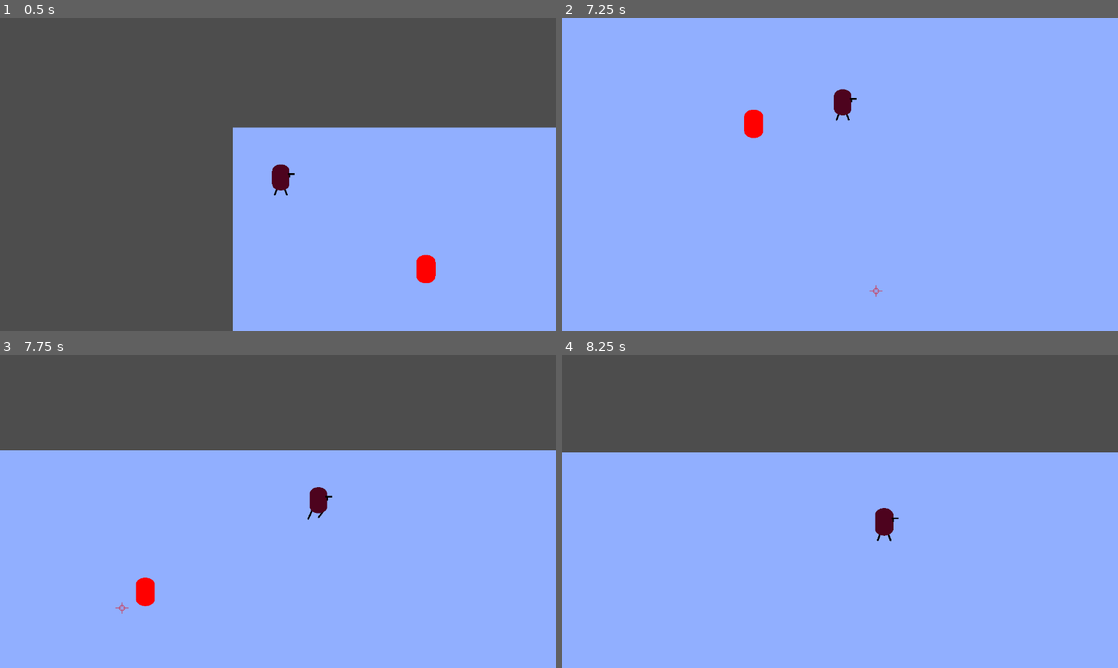
Above: before the commit, frames 1-4 (two rows, left to right).
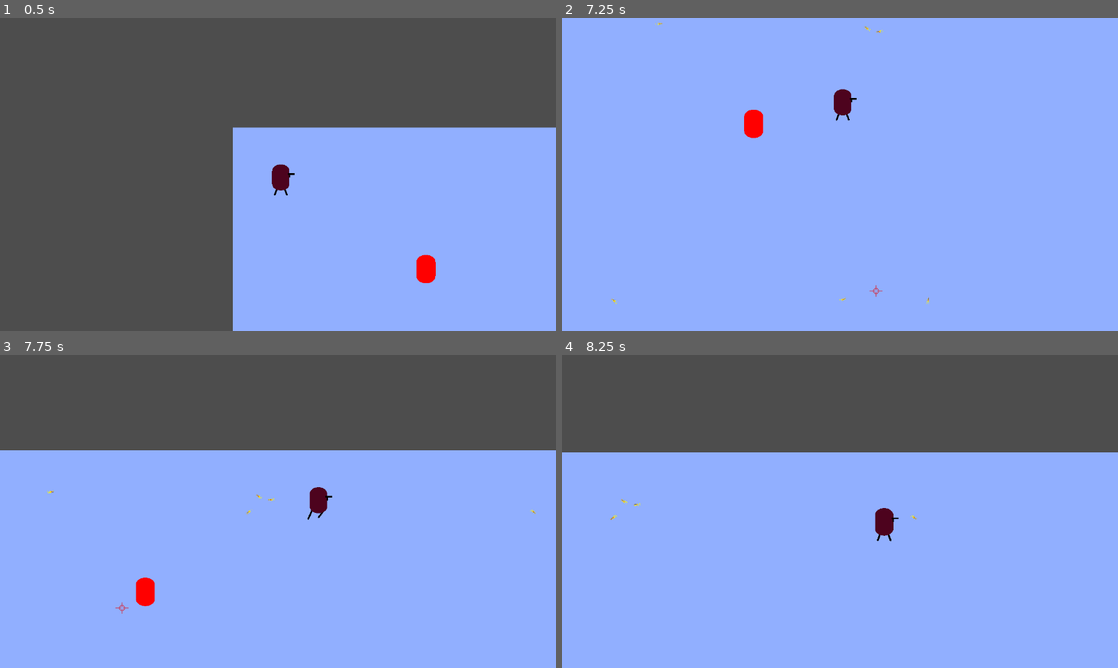
Above: after the commit, the same moments.

Repository: clem-maker/2d_shooter
Game: Godot game, scene res://main.tscn
The game is run twice, just before and just after one commit, with the same random seed, the same clock (stepped at 60 frames per second) and the same inputs.
Inputs (mouse positions are in pixels of both pictures, inside the frame that each line leads up to):
- Up to frame 1 (0.5 s): no input
- Up to frame 2 (7.25 s): move the mouse to (962, 158) at 0.52 s; hold D (right) 0.53-1.28 s; click (962, 158) at 0.6 s; tap Space (jump) at 0.77, 1.52, 3.02, 3.77, 4.52, 6.02, 6.77 s; move the mouse to (728, 190) at 1.27 s; hold S (down) 1.28-2.03 s; click (728, 190) at 1.35 s; move the mouse to (895, 105) at 2.02 s; hold D (right) 2.03-2.78 s; tap Mouse wheel up (soom_in) at 2.1, 5.1 s; click (895, 105) at 2.3 s; move the mouse to (812, 237) at 2.77 s; hold W (up) 2.78-3.53 s; tap Mouse wheel down (soom_out) at 2.85, 5.85 s; click (812, 237) at 3.05 s; move the mouse to (1006, 221) at 3.52 s; hold A (left) 3.53-5.03 s; click (1006, 221) at 3.6 s; move the mouse to (673, 127) at 4.27 s; click (673, 127) at 4.35 s; move the mouse to (867, 174) at 5.02 s; hold S (down) 5.03-5.78 s; click (867, 174) at 5.3 s; move the mouse to (756, 96) at 5.77 s; hold D (right) 5.78-6.53 s; click (756, 96) at 6.05 s; move the mouse to (962, 158) at 6.52 s; hold W (up) from 6.53 s (still down); click (962, 158) at 6.6 s
- Up to frame 3 (7.75 s): move the mouse to (166, 527) at 7.27 s; release W (up) at 7.28 s; hold D (right) from 7.28 s (still down); click (166, 527) at 7.35 s; tap Space (jump) at 7.52 s
- Up to frame 4 (8.25 s): move the mouse to (895, 442) at 8.02 s; release D (right) at 8.03 s; hold S (down) from 8.03 s (still down); tap Mouse wheel up (soom_in) at 8.1 s

Frame 1 is identical in both runs. In frame 2, less than 0.1% of the frame differs, in the area x 8-66%, y 1-92%; in frame 3, less than 0.1%; in frame 4, less than 0.1%.
Error before the commit: Invalid assignment of property or key 'global_position' with value of type 'Vector2' on a base object of type 'Nil'. (res://main.gd:32)

Commit message:
some mino fixes
the despqning of the bullets doenst work properly.

Diff:
--- a/2d-shooter/bullet.gd
+++ b/2d-shooter/bullet.gd
@@ -14,17 +14,17 @@
 func _ready() -> void:
 	start_position = global_position
 
-	gravity_scale = 0 #keine gravitaet
+	#gravity_scale = 0 #keine gravitaet
 	speed = Global.target_vec.length() *2 # ← Länge des Vektors = Distanz zur Maus
 	speed = clamp(speed,MIN_SPEED,MAX_SPEED)#bullet iost nicht zu schnell oder zu langsam(clampen -> english)
 	direction = Global.target_vec.normalized()  # ← Richtung separat
 	bullet_length = vec_length(Global.target_vec) #wie weit die bullet fliegen sollte als vec
-	linear_velocity = direction * speed
+	#linear_velocity = direction * speed
 func _physics_process(delta: float) -> void:
 
-	#if !abs(vec_length(start_position-now_postion)) >= bullet_length: #compere vergleichen der psoitionnen deann die laenge
+	if !abs(vec_length(start_position-now_postion)) >= bullet_length: #compere vergleichen der psoitionnen deann die laenge
 																	  #finden und die dann mit der vorhinein berechenten bullet length
-		#position += direction * speed * delta #moving bullet
+		position += direction * speed * delta #moving bullet
 		now_postion = global_position
 	#else:
 
--- a/2d-shooter/global.gd
+++ b/2d-shooter/global.gd
@@ -1,7 +1,7 @@
 extends Node
 var target_vec : Vector2
-var blickrichtung: bool #true = right,flase = left
-var instanz_bullet
+var blickrichtung: bool #true = right,false = left
+
 
 
 
@@ -9,7 +9,8 @@
 
 func destroy_bullet(bullet):
 	if is_instance_valid(bullet):
-		queue_free()
+		#queue_free()
+		pass
 
 
 
--- a/2d-shooter/main.gd
+++ b/2d-shooter/main.gd
@@ -1,5 +1,5 @@
 extends Node2D
-
+var instanz_bullet
 @export var bullet_not_despwaning_time : int = 5
 
 # Called when the node enters the scene tree for the first time.
@@ -19,19 +19,17 @@
 
 func lade_szene(mouse_position:Vector2):
 	var instanz_target_symbol = load("res://target.tscn").instantiate()
-	if is_instance_valid(Global.instanz_bullet):
-		Global.instanz_bullet = load("res://bullet.tscn").instantiate()
-
-	# ← sofort berechnen, vor dem await!
+	instanz_bullet = load("res://bullet.tscn").instantiate()
 	Global.target_vec = mouse_position - $player/gun_shoot_point.global_position
 
 	instanz_target_symbol.position = mouse_position - Vector2(15,10)
 	add_child(instanz_target_symbol)
 
-	add_child(Global.instanz_bullet)
-	Global.instanz_bullet.global_position = $player/gun_shoot_point.global_position
-	Global.instanz_bullet.rotation = Global.target_vec.angle()
+	add_child(instanz_bullet)
+	if is_instance_valid(instanz_bullet):
+		instanz_bullet.global_position = $player/gun_shoot_point.global_position
+		instanz_bullet.rotation = Global.target_vec.angle()
 
 	await get_tree().create_timer(bullet_not_despwaning_time).timeout
-	if is_instance_valid(Global.instanz_bullet):
-		Global.destroy_bullet(Global.instanz_bullet)
+	if is_instance_valid(instanz_bullet):
+		Global.destroy_bullet(instanz_bullet)
